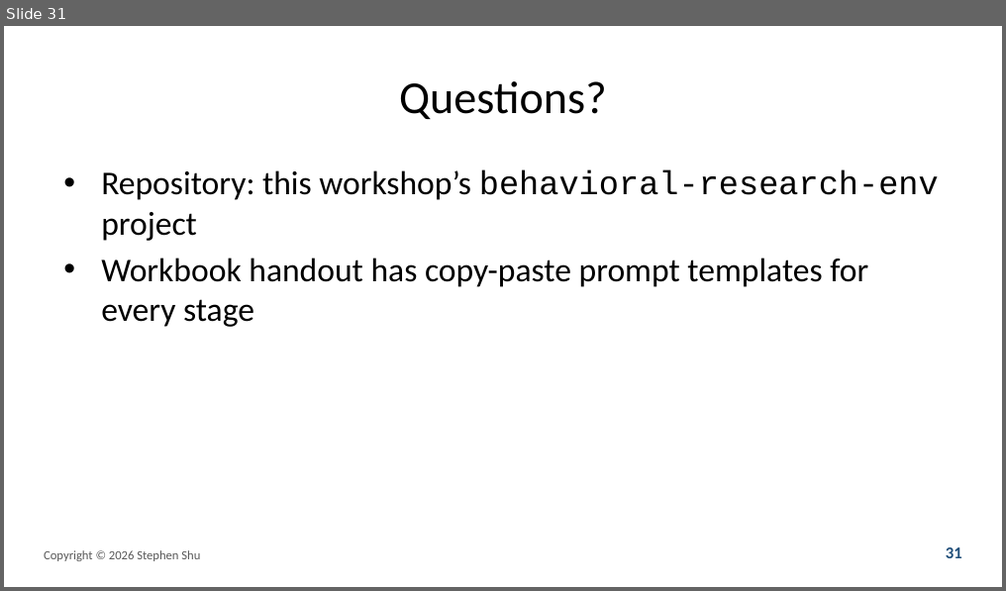
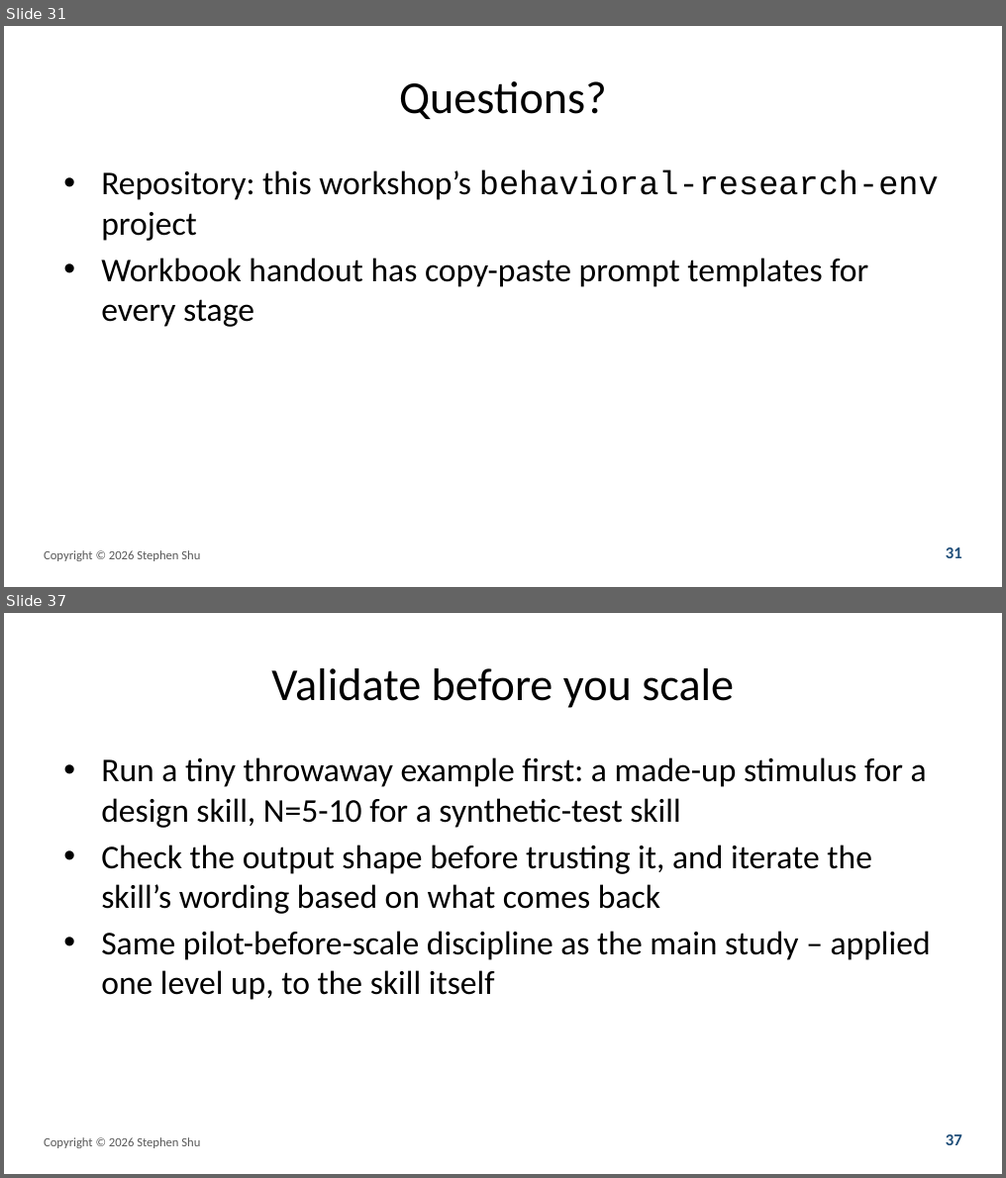
Before and after one commit to prof-stephenshu/behavioral-research-env, a slide deck: presentations/2026-workshop/slides.pptx. Shown one above the other, each under a label of ours: slide 31 before the commit, slides 31 and 37 after it; the slides between them are not shown. The pictures are 1006x591 and 1006x1178 pixels, drawn with LibreOffice and Linux fonts; fonts in the diff are those of the drawing. Boxes give left, top, right and bottom in pixels: in the first picture for what was removed or moved away, otherwise in the second. Text is boxed around its words. In the diff, an @@ line names an element or a change of style, - is before the commit and + after.

Commit message:
Add appendix on bootstrapping your own N-stage workflow
Adds a 7-slide appendix to the deck and a matching Section 7 to the
workbook, aimed at someone who wants to set up this kind of workflow
for a different research topic from a bare repository (this project
already has the Stage 3/4/5/7 skills; a new user would not).

Content walks through the planning process itself rather than just
skill-file syntax: (1) plan all 9 stages with Claude Code before
building anything, (2) make an explicit scoping call about which
stages to build first based on how well-specified their inputs and
outputs are, (3) a concrete bootstrap prompt for drafting a new
SKILL.md from an existing one as a style reference, (4) validate on a
tiny throwaway example before scaling, and (5) a tie-back noting this
project itself later expanded from Stages 3-4 to include 5 and 7 once
validated, rather than stopping there.

New roadmap_diagram.png (via make_roadmap_diagram.py, adapted from the
existing pipeline diagram script) visualizes the three-tier call:
build now (3, 4), build next (5, 7), reserved (1, 2, 6, 8, 9). Used in
both the slide appendix and the workbook appendix.

Also added a one-line pointer from workbook Section 3 to the new
Section 7, for readers who don't yet have the skill files it assumes.

```diff
--- a/presentations/2026-workshop/slides.pptx
+++ b/presentations/2026-workshop/slides.pptx
@@ slide 37 added at (4, 613, 1002, 1174), background #FFFFFF @@
@@ title added at (271, 668, 734, 708), 33 pt, text #000000 @@
+Validate before you scale
@@ text added at (101, 758, 931, 1000), 24 pt, text #000000 @@
+• Run a tiny throwaway example first: a made-up stimulus for a design skill, N=5-10 for a synthetic-test skill
+• Check the output shape before trusting it, and iterate the skill’s wording based on what comes back
+• Same pilot-before-scale discipline as the main study – applied one level up, to the skill itself
@@ text added at (44, 1138, 200, 1149), 9 pt, text #595959 @@
+Copyright © 2026 Stephen Shu
@@ text added at (945, 1135, 962, 1146), 12 pt, text #1F4E79, bold @@
+37
```
Also in this commit, not shown: 6 other slides added, 5 other files.
